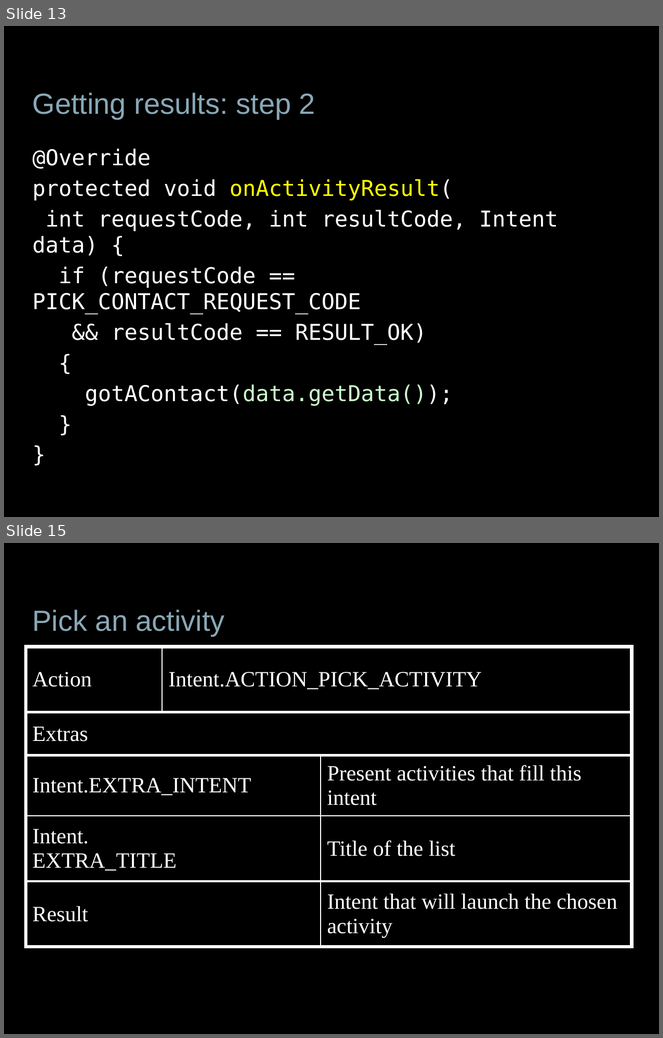
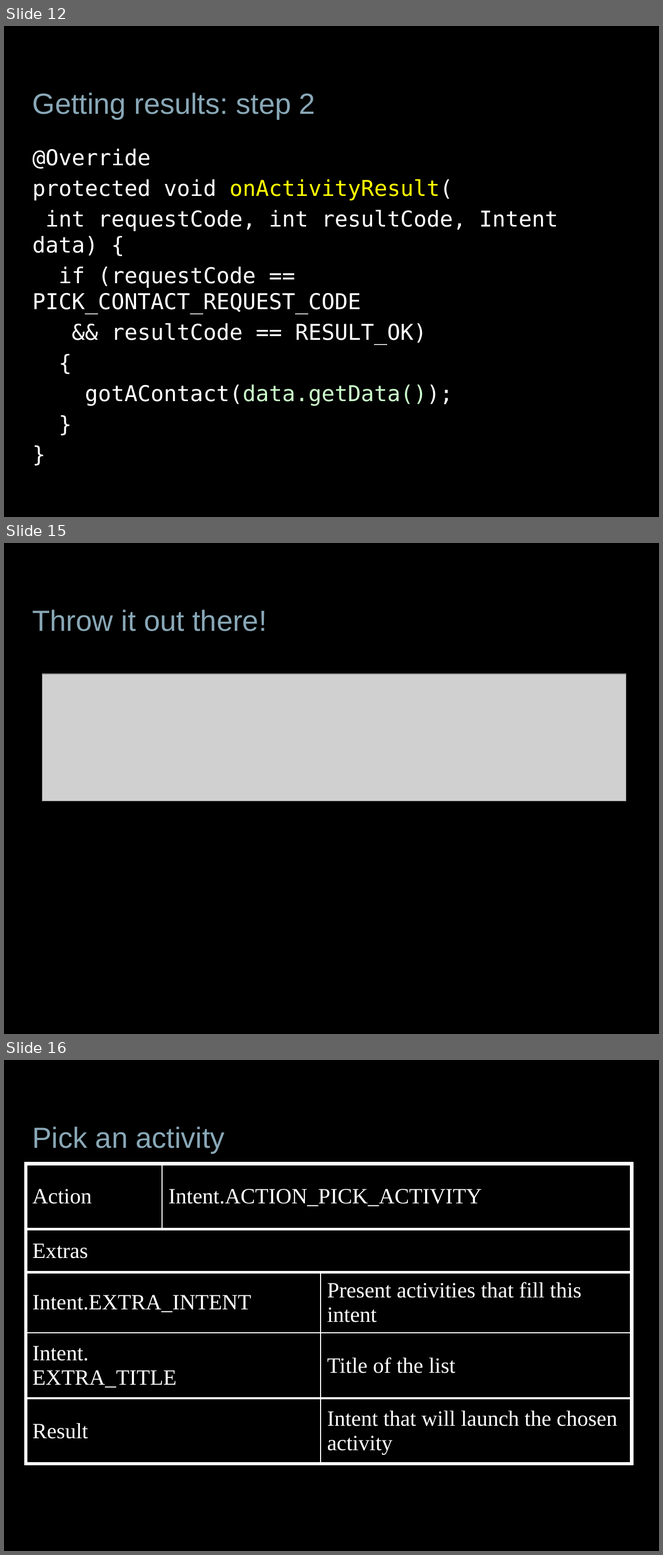
Before and after one commit to jessitron/Tronsmit, a slide deck: presentations/DevTeach-Intents.pptx. Shown one above the other, each under a label of ours: slides 13 and 15 before the commit, slides 12, 15 and 16 after it; the slides between them are not shown. The pictures are 663x1038 and 663x1555 pixels, drawn with LibreOffice and Linux fonts; fonts in the diff are those of the drawing; grey boxes stand for pictures; background and template pictures are left out. Boxes give left, top, right and bottom in pixels: in the first picture for what was removed or moved away, otherwise in the second. Text is boxed around its words. In the diff, an @@ line names an element or a change of style, - is before the commit and + after.

```diff
--- a/presentations/DevTeach-Intents.pptx
+++ b/presentations/DevTeach-Intents.pptx
@@ slide 15 added at (x1=4, y1=543, x2=659, y2=1034), background picture (left out) @@
@@ title added at (x1=33, y1=610, x2=267, y2=631), 32 pt, text #89A8B7 @@
+Throw it out there!
@@ picture added at (x1=42, y1=674, x2=626, y2=801) @@
@@ what was slide 13 is now slide 12 @@
@@ what was slide 15 is now slide 16 @@
```
Also in this commit, not shown: 3 slides changed, 2 other slides added, 1 slide removed, 9 other files.
